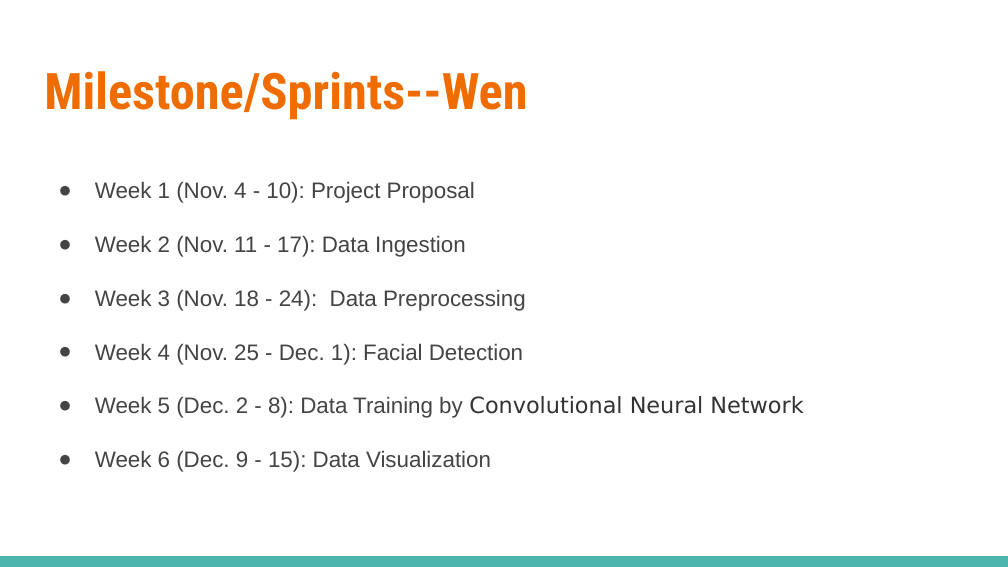
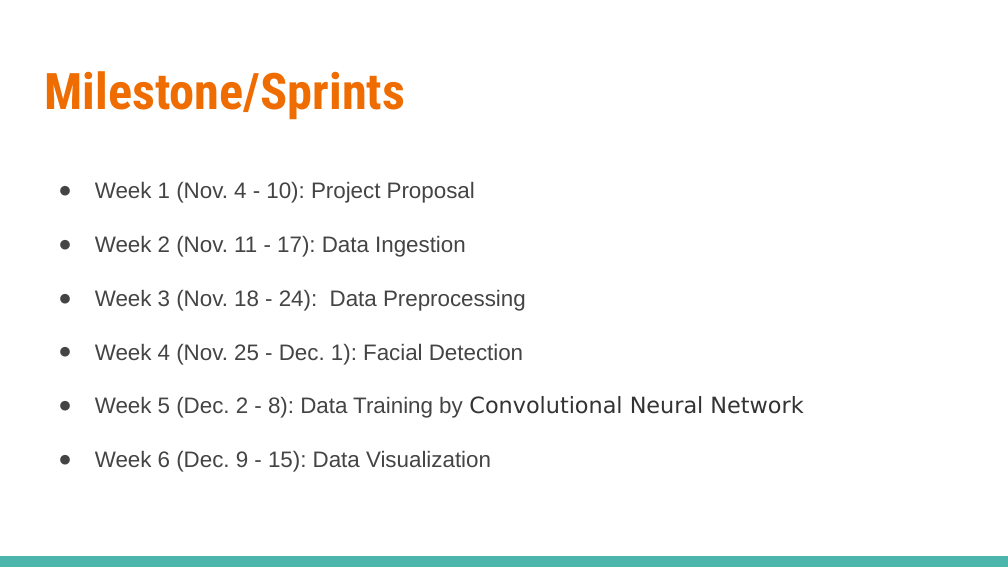
Before and after one commit to yingy4/CSYE7200_FinalProject, a slide deck: slide 5 of FinalProjectProposal.pptx. Drawn at 1008x567 pixels with LibreOffice and Linux fonts; fonts in the diff are those of the drawing. Boxes give left, top, right and bottom in pixels: in the first picture for what was removed or moved away, otherwise in the second. Text is boxed around its words. In the diff, an @@ line names an element or a change of style, - is before the commit and + after.

```diff
--- a/FinalProjectProposal.pptx
+++ b/FinalProjectProposal.pptx
@@ title at [44,71,405,120]: text changed @@
-Milestone/Sprints--Wen
+Milestone/Sprints
```
Also in this commit, not shown: 2 other slides changed.
